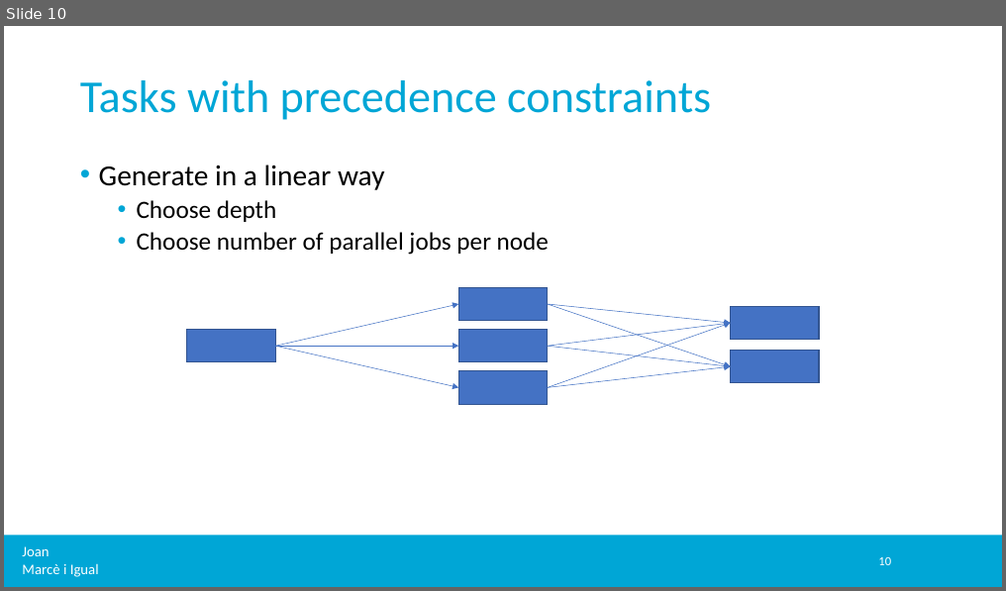
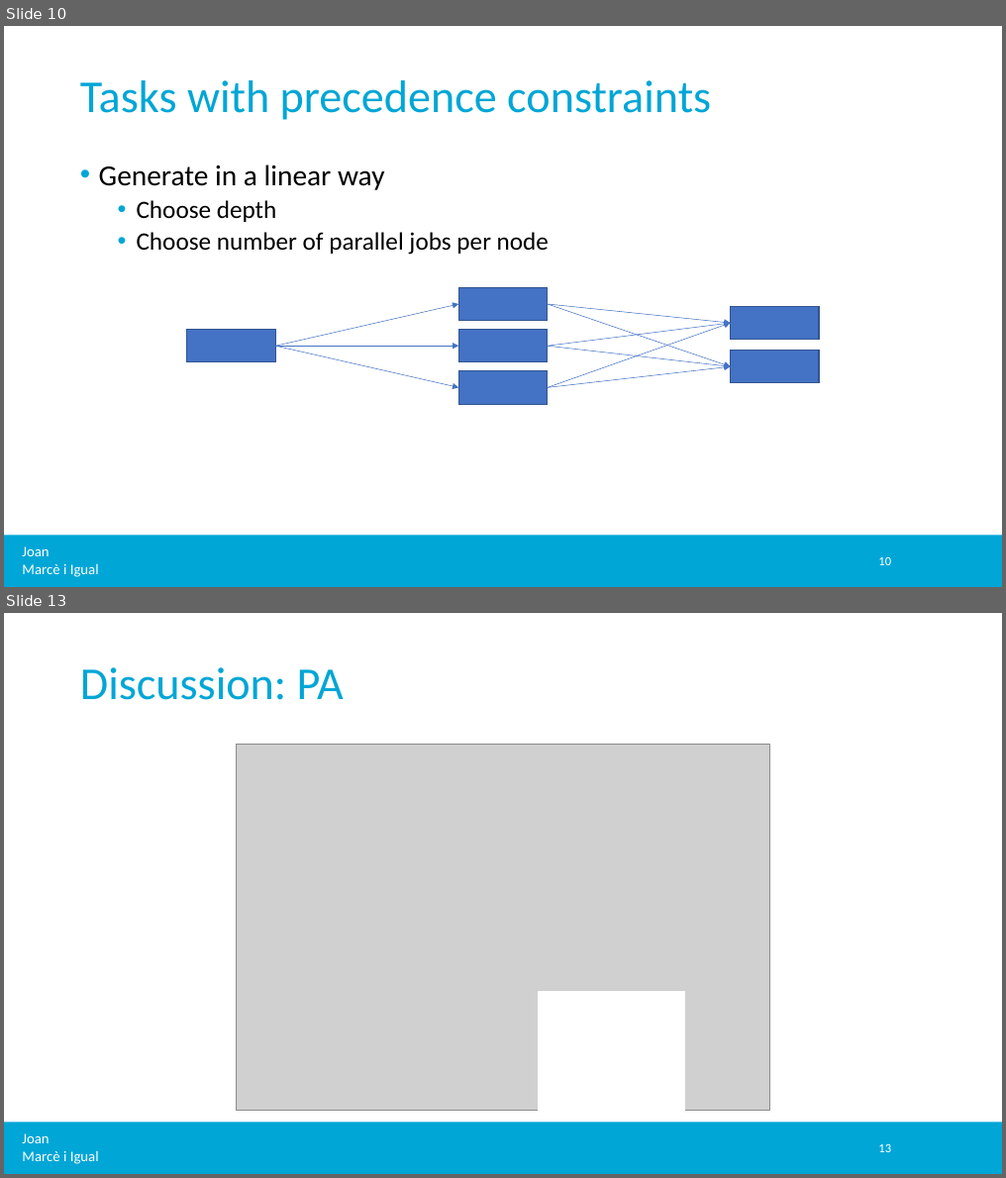
Before and after one commit to jmigual/APATeoria, a slide deck: Notes/TFM_presentations/2020_04_05/2020_04_05.pptx. Shown one above the other, each under a label of ours: slide 10 before the commit, slides 10 and 13 after it; the slides between them are not shown. The pictures are 1006x591 and 1006x1178 pixels, drawn with LibreOffice and Linux fonts; fonts in the diff are those of the drawing; grey boxes stand for pictures; background and template pictures are left out. Boxes give left, top, right and bottom in pixels: in the first picture for what was removed or moved away, otherwise in the second. Text is boxed around its words. In the diff, an @@ line names an element or a change of style, - is before the commit and + after.

```diff
--- a/Notes/TFM_presentations/2020_04_05/2020_04_05.pptx
+++ b/Notes/TFM_presentations/2020_04_05/2020_04_05.pptx
@@ slide 13 added at bbox=[4, 613, 1002, 1174], background #FFFFFF; not listed: 2 template elements that a slide beside it also shows @@
@@ title added at bbox=[80, 667, 344, 700], 44 pt, text #00A6D6 @@
+Discussion: PA
@@ picture added at bbox=[236, 744, 770, 1110] @@
@@ rectangle added at bbox=[539, 992, 684, 1111], fill #FFFFFF, outline #FFFFFF 1 pt @@
@@ page number added at bbox=[878, 1145, 891, 1153], 12 pt, text #FFFFFF @@
+13
```
Also in this commit, not shown: 2 slides changed, 2 other slides added, 2 other files.
